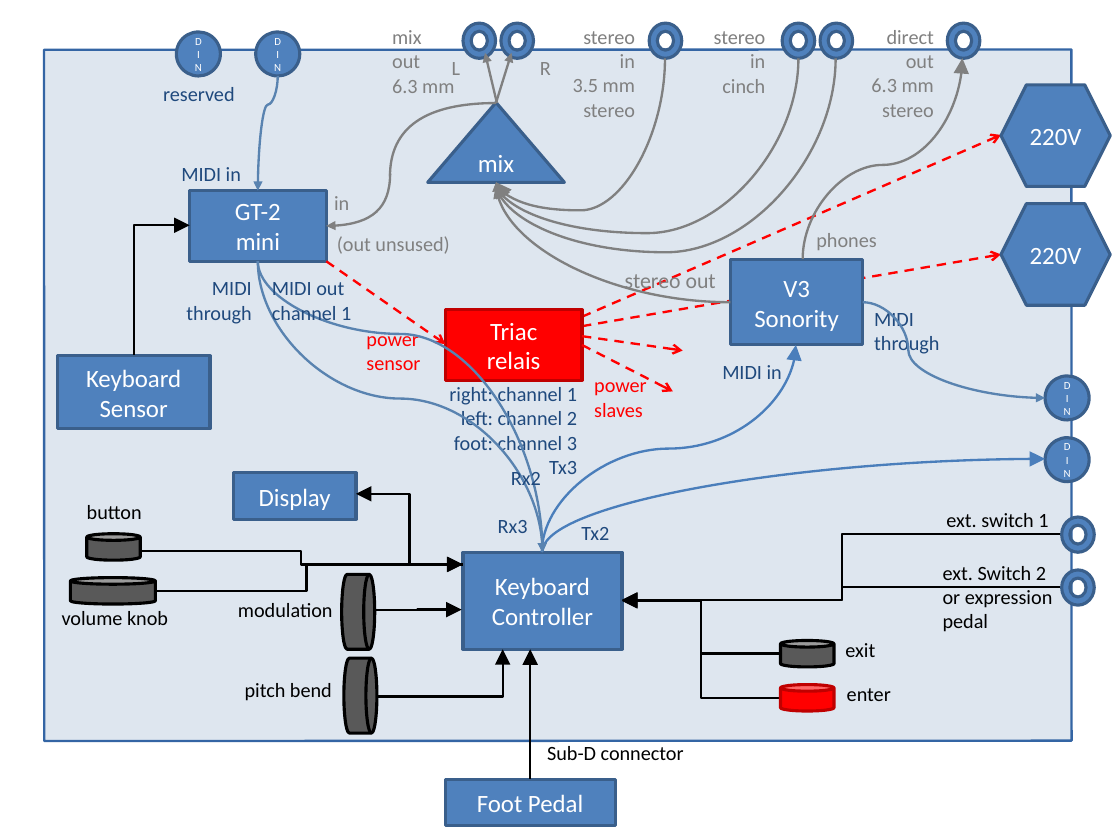
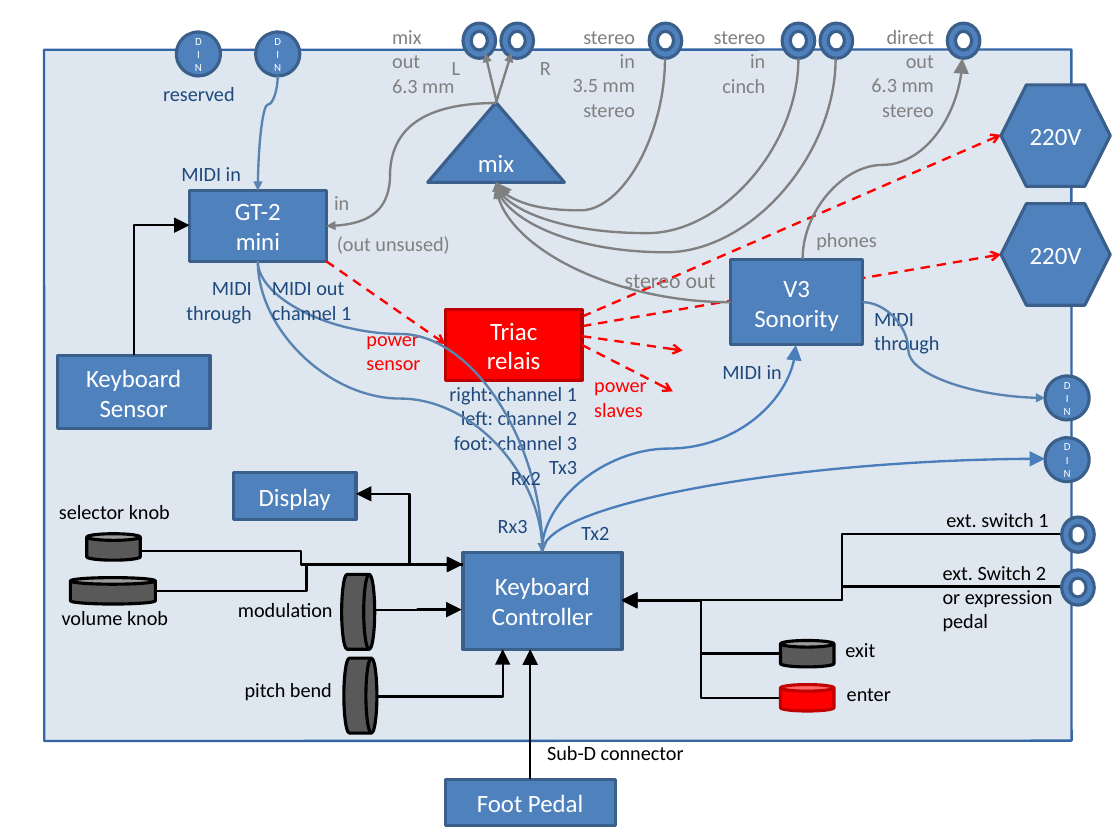
Before and after one commit to HaraldRieder/Keyboard_Controller, a slide deck: slide 1 of electronics/Hardware.odp. Drawn at 1120x840 pixels with LibreOffice and Linux fonts; fonts in the diff are those of the drawing. Boxes give left, top, right and bottom in pixels: in the first picture for what was removed or moved away, otherwise in the second. Text is boxed around its words. In the diff, an @@ line names an element or a change of style, - is before the commit and + after.

```diff
--- a/electronics/Hardware.odp
+++ b/electronics/Hardware.odp
@@ text at bbox=[59, 505, 170, 519]: text changed @@
-button
+selector knob
```
Also in this commit, not shown: 1 other slide changed, 4 other files.
